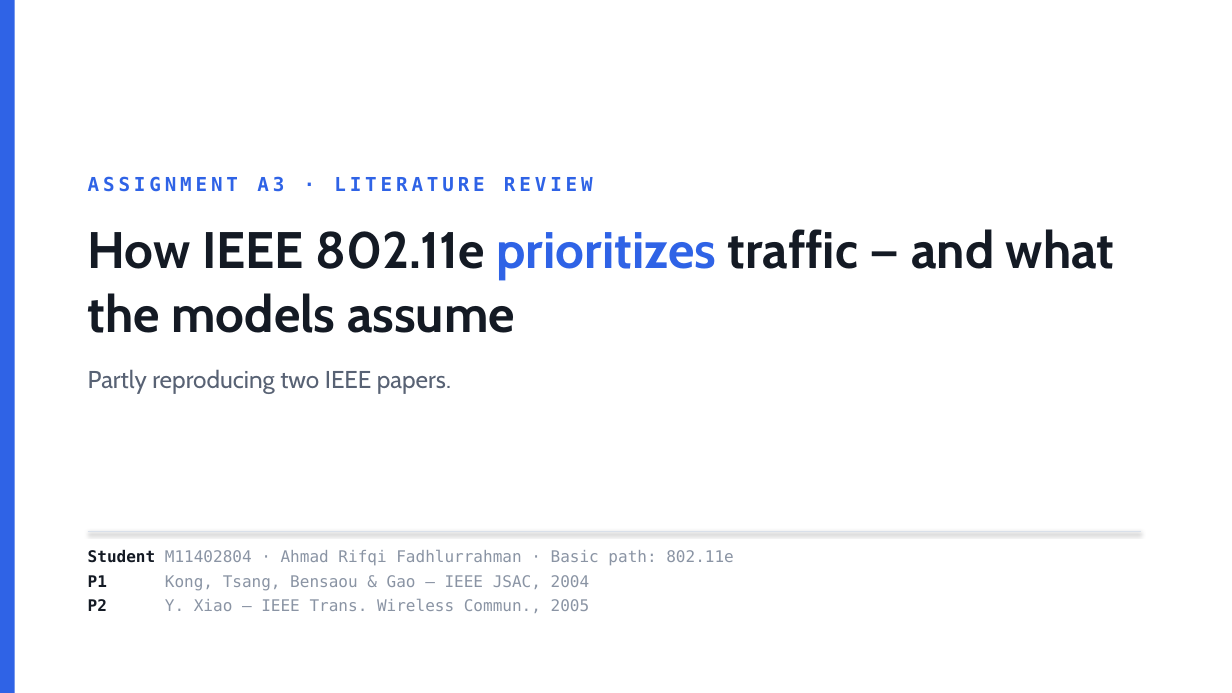
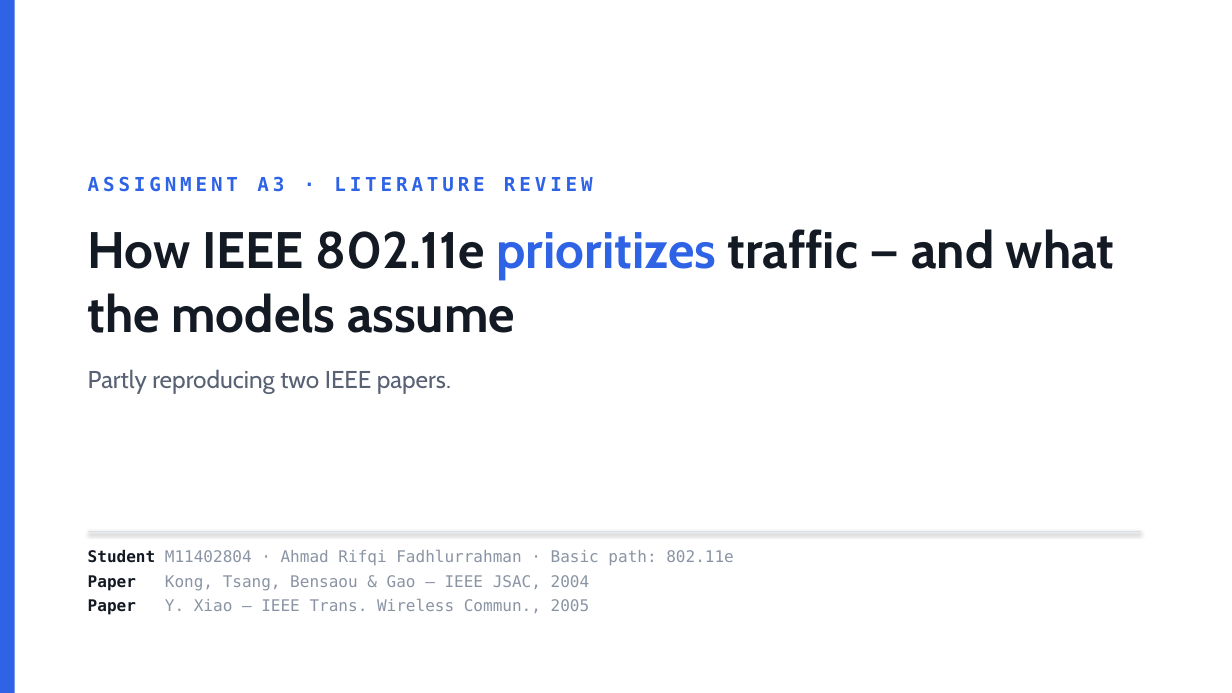
Before and after one commit to AhmadRifqi86/MWN-2026-M11402804-Rifqi, a slide deck: slide 1 of assets/ppt/a3-M11402804-AhmadRifqi.pptx. Drawn at 1232x693 pixels with LibreOffice and Linux fonts; fonts in the diff are those of the drawing. Boxes give left, top, right and bottom in pixels: in the first picture for what was removed or moved away, otherwise in the second. Text is boxed around its words. In the diff, an @@ line names an element or a change of style, - is before the commit and + after.

```diff
--- a/assets/ppt/a3-M11402804-AhmadRifqi.pptx
+++ b/assets/ppt/a3-M11402804-AhmadRifqi.pptx
@@ text at (88, 575, 590, 615): text changed @@
-P1 Kong, Tsang, Bensaou & Gao — IEEE JSAC, 2004
-P2 Y. Xiao — IEEE Trans. Wireless Commun., 2005
+Paper Kong, Tsang, Bensaou & Gao — IEEE JSAC, 2004
+Paper Y. Xiao — IEEE Trans. Wireless Commun., 2005
```
Also in this commit, not shown: 10 other slides changed, 1 other file.
